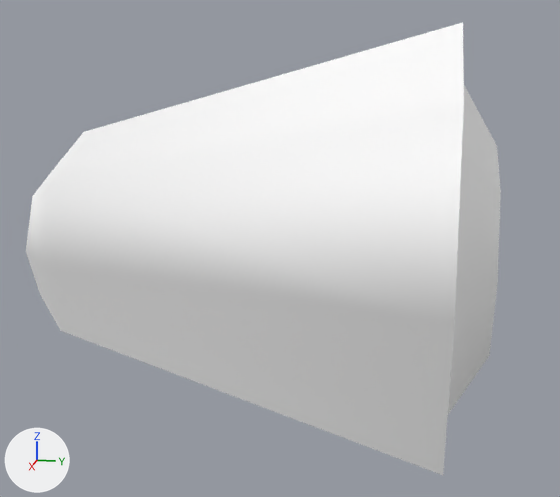
Two versions of the OBJ model Assets/Art/Nova1492/GXConverted/Models/UnitParts/Accessories/datan_common__1_9da12084.obj, one commit apart.
Rendered twice from a 50 mm camera at (1.871, 0.973, 0.46) aimed at (-0.004, 0.598, -0.009). Arrows for +X, +Y and +Z are at lower left; the lights stay in place. The older version comes first. Where no turn or scale is listed for an object, it has been applied to the vertices.

The older version as bpy lines, for what is in view:
```python
me_datan_common__1_9da12084 = bpy.data.meshes.new('datan_common__1_9da12084')
me_datan_common__1_9da12084.from_pydata(...)  # 40 vertices, 76 faces; spans x -0.538..0.538, y 0.0..1.112, z -0.538..0.538
me_datan_common__1_9da12084.materials.append(mat_datan_common__1_9da12084)  # white #ffffff
ob_datan_common__1_9da12084 = bpy.data.objects.new('datan_common__1_9da12084', me_datan_common__1_9da12084)
ob_datan_common__1_9da12084.location = (0.0, 0.0, 0.0)
```
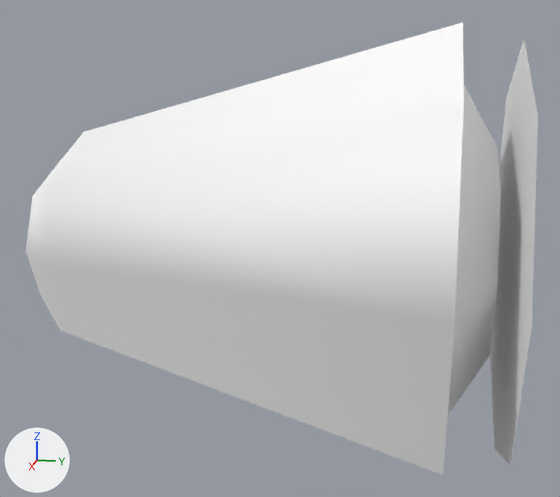
The change, as a list of edits to the scene's bpy script:
```text
Add me_datan_common__1_9da12084_mesh01:
    me_datan_common__1_9da12084_mesh01.from_pydata([(0.356, 1.155, -0.356), (0.0, 1.155, -0.504), (-0.356, 1.155, -0.356), (-0.504, 1.155, 0.0), (-0.356, 1.155, 0.356), (0.0, 1.155, 0.504), (0.356, 1.155, 0.356), (0.504, 1.155, 0.0)], [], [(0, 1, 2), (2, 3, 4), (4, 5, 6), (2, 4, 6), (0, 2, 6), (0, 6, 7)])
    me_datan_common__1_9da12084_mesh01.materials.append(mat_datan_common__1_9da12084)  # white #ffffff
Add ob_datan_common__1_9da12084_mesh01:
    ob_datan_common__1_9da12084_mesh01 = bpy.data.objects.new('datan_common__1_9da12084_mesh01', me_datan_common__1_9da12084_mesh01)
    ob_datan_common__1_9da12084_mesh01.location = (0.0, 0.0, 0.0)
```

Location of each change, (x1, y1, x2, y2) in pixels of the pictures (560 x 497 px):
'datan_common__1_9da12084_mesh01', added
    after: (490, 39, 538, 466)
